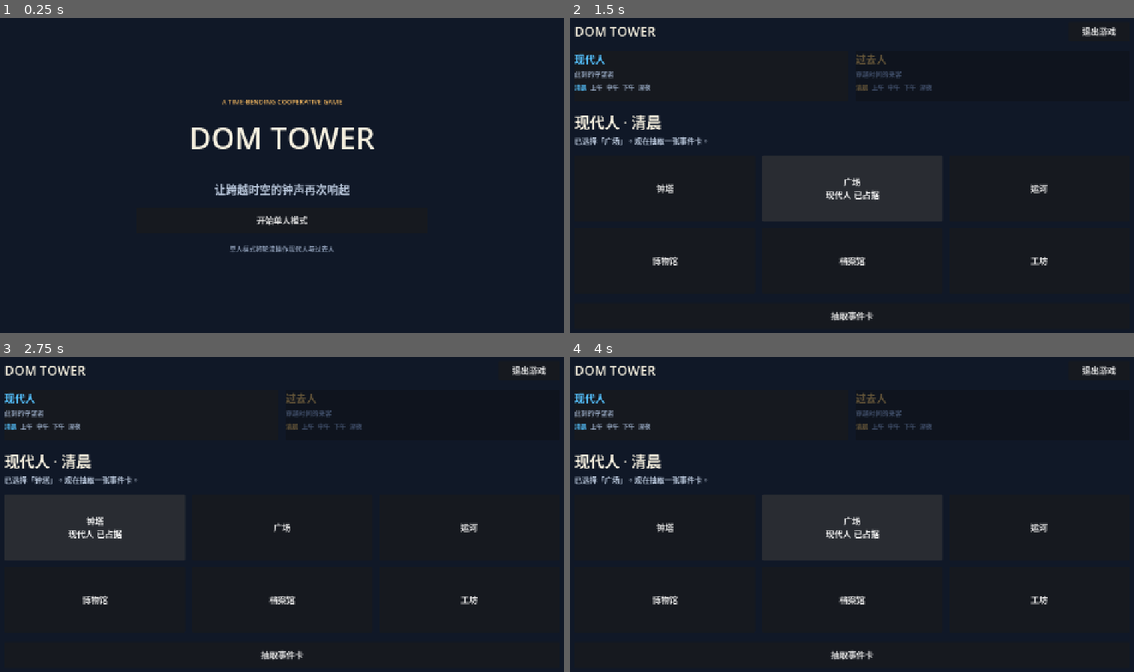
Above: before the commit, frames 1-4 (two rows, left to right).
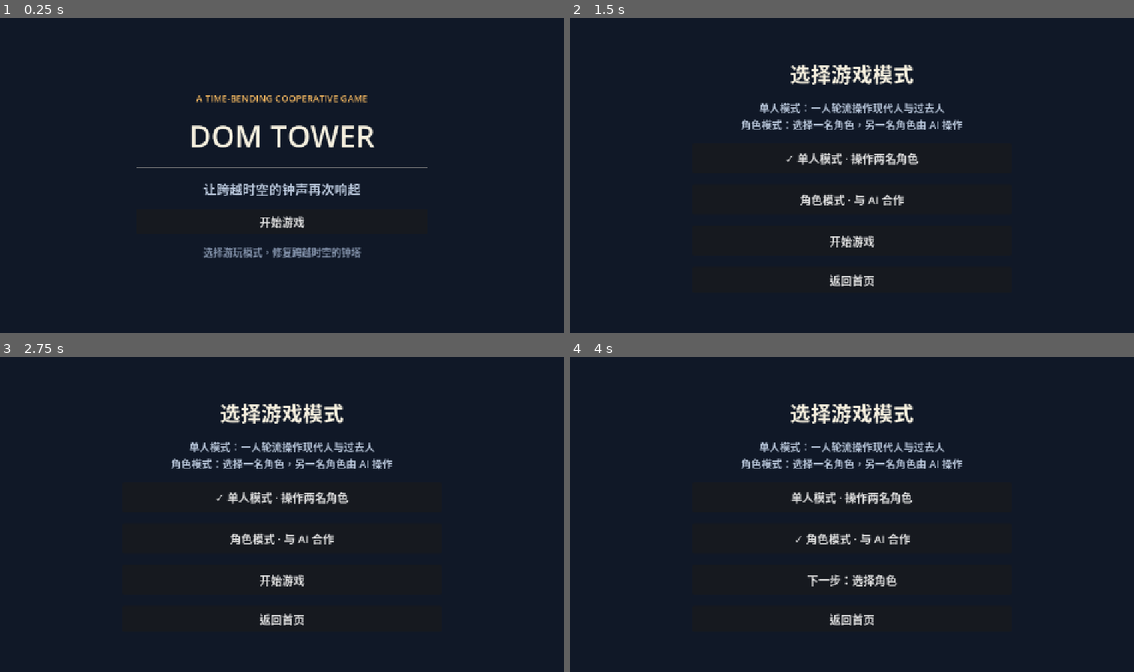
Above: after the commit, the same moments.

Repository: cheerzhang/dom-tower-game-steam
Game: Godot game, scene res://Main.tscn
Two runs of this game, one before a commit and one after it. Both use one fixed random seed, a clock stepped at 60 frames per second and the inputs below.
Inputs (mouse positions are in pixels of both pictures, inside the frame that each line leads up to):
- Up to frame 1 (0.25 s): no input
- Up to frame 2 (1.5 s): click (852, 219) at 0.5 s, where only the run before the commit has a clickable "开始单人模式"; click (852, 156) at 1.25 s, where only the run after the commit has a clickable "✓ 单人模式 · 操作两名角色"
- Up to frame 3 (2.75 s): click (95, 527) at 2 s, where only the run before the commit has a clickable "钟塔"
- Up to frame 4 (4 s): click (665, 527) at 2.75 s, where only the run before the commit has a clickable "钟塔 现代人 已占据"; click (852, 539) at 3.5 s, where only the run after the commit has a clickable "角色模式 · 与 AI 合作"

The runs differ from the first frame. In frame 1, 3.2% of the frame differs, in the area x 24-76%, y 24-77%; in frame 2, 7.7%; in frame 3, 11%, in the area x 0-97%, y 2-97%; in frame 4, 7.8%.

Commit message:
fix UI xp

Diff:
--- a/main.gd
+++ b/main.gd
@@ -19,6 +19,9 @@
 var event_overlay: ColorRect
 var event_title: Label
 var event_body: Label
+var game_mode := "single"
+var player_character := 0
+var ai_turn_in_progress := false
 
 
 func _ready() -> void:
@@ -52,7 +55,7 @@
 	var button := Button.new()
 	button.text = text
 	button.custom_minimum_size = min_size
-	button.add_theme_font_size_override("font_size", 18)
+	button.add_theme_font_size_override("font_size", 24)
 	return button
 
 
@@ -66,25 +69,92 @@
 	center.alignment = BoxContainer.ALIGNMENT_CENTER
 	center.add_theme_constant_override("separation", 22)
 	add_child(center)
-	var eyebrow := make_label("A TIME-BENDING COOPERATIVE GAME", 14, Color("#f4b860"))
+	var eyebrow := make_label("A TIME-BENDING COOPERATIVE GAME", 20, Color("#f4b860"))
 	eyebrow.horizontal_alignment = HORIZONTAL_ALIGNMENT_CENTER
 	center.add_child(eyebrow)
 	var title := make_label("DOM TOWER", 64, Color("#f6f0df"))
 	title.horizontal_alignment = HORIZONTAL_ALIGNMENT_CENTER
 	center.add_child(title)
 	center.add_child(HSeparator.new())
-	var goal := make_label("让跨越时空的钟声再次响起", 24, Color("#b9c7db"))
+	var goal := make_label("让跨越时空的钟声再次响起", 28, Color("#b9c7db"))
 	goal.horizontal_alignment = HORIZONTAL_ALIGNMENT_CENTER
 	center.add_child(goal)
-	var single_button := make_button("开始单人模式")
-	single_button.pressed.connect(start_single_player)
-	center.add_child(single_button)
-	var hint := make_label("单人模式将轮流操作现代人与过去人", 14, Color("#8190a8"))
+	var start_button := make_button("开始游戏")
+	start_button.pressed.connect(show_mode_select)
+	center.add_child(start_button)
+	var hint := make_label("选择游玩模式，修复跨越时空的钟塔", 21, Color("#8190a8"))
 	hint.horizontal_alignment = HORIZONTAL_ALIGNMENT_CENTER
 	center.add_child(hint)
 
 
-func start_single_player() -> void:
+func make_centered_menu(title_text: String, detail_text: String) -> VBoxContainer:
+	clear_screen()
+	make_background()
+	var center := VBoxContainer.new()
+	center.set_anchors_preset(Control.PRESET_CENTER)
+	center.position = Vector2(-340, -260)
+	center.size = Vector2(680, 520)
+	center.alignment = BoxContainer.ALIGNMENT_CENTER
+	center.add_theme_constant_override("separation", 24)
+	add_child(center)
+	var title := make_label(title_text, 44, Color("#f6f0df"))
+	title.horizontal_alignment = HORIZONTAL_ALIGNMENT_CENTER
+	center.add_child(title)
+	var detail := make_label(detail_text, 22, Color("#b9c7db"))
+	detail.horizontal_alignment = HORIZONTAL_ALIGNMENT_CENTER
+	detail.autowrap_mode = TextServer.AUTOWRAP_WORD_SMART
+	center.add_child(detail)
+	return center
+
+
+func show_mode_select(selected_mode: String = "single") -> void:
+	var center := make_centered_menu("选择游戏模式", "单人模式：一人轮流操作现代人与过去人\n角色模式：选择一名角色，另一名角色由 AI 操作")
+	var single_text := "✓ 单人模式 · 操作两名角色" if selected_mode == "single" else "单人模式 · 操作两名角色"
+	var single_button := make_button(single_text, Vector2(420, 64))
+	single_button.pressed.connect(show_mode_select.bind("single"))
+	center.add_child(single_button)
+	var character_text := "✓ 角色模式 · 与 AI 合作" if selected_mode == "character" else "角色模式 · 与 AI 合作"
+	var character_button := make_button(character_text, Vector2(420, 64))
+	character_button.pressed.connect(show_mode_select.bind("character"))
+	center.add_child(character_button)
+	var continue_text := "下一步：选择角色" if selected_mode == "character" else "开始游戏"
+	var continue_button := make_button(continue_text, Vector2(360, 64))
+	continue_button.pressed.connect(proceed_from_mode.bind(selected_mode))
+	center.add_child(continue_button)
+	var back_button := make_button("返回首页", Vector2(260, 56))
+	back_button.pressed.connect(show_home)
+	center.add_child(back_button)
+
+
+func proceed_from_mode(selected_mode: String) -> void:
+	if selected_mode == "character":
+		show_role_select()
+	else:
+		start_game("single", 0)
+
+
+func show_role_select(selected_character: int = 0) -> void:
+	var center := make_centered_menu("选择你的角色", "你操作选中的角色，另一名角色会由 AI 自动行动")
+	var modern_text := "✓ 现代人" if selected_character == 0 else "现代人"
+	var modern_button := make_button(modern_text, Vector2(360, 64))
+	modern_button.pressed.connect(show_role_select.bind(0))
+	center.add_child(modern_button)
+	var past_text := "✓ 过去人" if selected_character == 1 else "过去人"
+	var past_button := make_button(past_text, Vector2(360, 64))
+	past_button.pressed.connect(show_role_select.bind(1))
+	center.add_child(past_button)
+	var start_button := make_button("开始游戏", Vector2(360, 64))
+	start_button.pressed.connect(start_game.bind("character", selected_character))
+	center.add_child(start_button)
+	var back_button := make_button("返回模式选择", Vector2(280, 56))
+	back_button.pressed.connect(show_mode_select)
+	center.add_child(back_button)
+
+
+func start_game(mode: String = "single", selected_character: int = 0) -> void:
+	game_mode = mode
+	player_character = selected_character
+	ai_turn_in_progress = false
 	active_character = 0
 	time_indices = [0, 0]
 	occupied_locations = ["", ""]
@@ -112,7 +182,7 @@
 	margin.add_child(page)
 	var header := HBoxContainer.new()
 	page.add_child(header)
-	var brand := make_label("DOM TOWER", 28, Color("#f6f0df"))
+	var brand := make_label("DOM TOWER", 34, Color("#f6f0df"))
 	brand.size_flags_horizontal = Control.SIZE_EXPAND_FILL
 	header.add_child(brand)
 	var exit_button := make_button("退出游戏", Vector2(130, 42))
@@ -130,8 +200,8 @@
 		var box := VBoxContainer.new()
 		box.add_theme_constant_override("separation", 6)
 		panel.add_child(box)
-		box.add_child(make_label(CHARACTER_NAMES[index], 22, CHARACTER_COLORS[index]))
-		box.add_child(make_label("此刻的守望者" if index == 0 else "穿越时间的来客", 14, Color("#93a4bd")))
+		box.add_child(make_label(CHARACTER_NAMES[index], 26, CHARACTER_COLORS[index]))
+		box.add_child(make_label("此刻的守望者" if index == 0 else "穿越时间的来客", 20, Color("#93a4bd")))
 		var timeline := HBoxContainer.new()
 		timeline.add_theme_constant_override("separation", 8)
 		box.add_child(timeline)
@@ -139,9 +209,9 @@
 	var turn_box := VBoxContainer.new()
 	turn_box.add_theme_constant_override("separation", 4)
 	page.add_child(turn_box)
-	turn_label = make_label("", 32, Color("#f6f0df"))
+	turn_label = make_label("", 38, Color("#f6f0df"))
 	turn_box.add_child(turn_label)
-	instruction_label = make_label("", 16, Color("#b9c7db"))
+	instruction_label = make_label("", 22, Color("#b9c7db"))
 	turn_box.add_child(instruction_label)
 	var grid := GridContainer.new()
 	grid.columns = 3
@@ -179,7 +249,7 @@
 	event_title = make_label("", 30, Color("#f4b860"))
 	event_title.horizontal_alignment = HORIZONTAL_ALIGNMENT_CENTER
 	card.add_child(event_title)
-	event_body = make_label("", 20, Color("#d8e1ee"))
+	event_body = make_label("", 24, Color("#d8e1ee"))
 	event_body.horizontal_alignment = HORIZONTAL_ALIGNMENT_CENTER
 	event_body.autowrap_mode = TextServer.AUTOWRAP_WORD_SMART
 	card.add_child(event_body)
@@ -189,6 +259,8 @@
 
 
 func select_location(location: String) -> void:
+	if is_ai_turn():
+		return
 	selected_location = location
 	occupied_locations[active_character] = location
 	draw_button.disabled = false
@@ -198,6 +270,12 @@
 
 
 func draw_event_card() -> void:
+	if is_ai_turn():
+		return
+	show_event_card()
+
+
+func show_event_card() -> void:
 	var card_number: int = event_deck.pop_front() if not event_deck.is_empty() else 0
 	event_title.text = "事件卡 %02d" % card_number
 	event_body.text = "事件内容暂时留空\n\n%s 在「%s」发现了一段尚未书写的故事。" % [CHARACTER_NAMES[active_character], selected_location]
@@ -219,11 +297,39 @@
 
 func update_turn_ui() -> void:
 	turn_label.text = "%s · %s" % [CHARACTER_NAMES[active_character], TIMES[time_indices[active_character]]]
-	instruction_label.text = "选择一个地点。对方当前占据的地点无法进入。"
+	instruction_label.text = "AI 正在行动……" if is_ai_turn() else "选择一个地点。对方当前占据的地点无法进入。"
 	draw_button.disabled = true
 	draw_button.text = "请先选择地点"
 	refresh_timelines()
 	refresh_locations()
+	if is_ai_turn() and not ai_turn_in_progress:
+		run_ai_turn.call_deferred()
+
+
+func is_ai_turn() -> bool:
+	return game_mode == "character" and active_character != player_character
+
+
+func run_ai_turn() -> void:
+	if not is_ai_turn() or ai_turn_in_progress:
+		return
+	ai_turn_in_progress = true
+	await get_tree().create_timer(0.8).timeout
+	if not is_ai_turn():
+		ai_turn_in_progress = false
+		return
+	var available_locations := LOCATIONS.filter(func(location: String) -> bool:
+		return location != occupied_locations[1 - active_character]
+	)
+	selected_location = available_locations.pick_random()
+	occupied_locations[active_character] = selected_location
+	refresh_locations()
+	instruction_label.text = "AI 选择了「%s」，正在处理事件……" % selected_location
+	await get_tree().create_timer(0.8).timeout
+	var card_number: int = event_deck.pop_front() if not event_deck.is_empty() else 0
+	await get_tree().create_timer(0.8).timeout
+	ai_turn_in_progress = false
+	finish_turn()
 
 
 func refresh_timelines() -> void:
@@ -231,7 +337,7 @@
 		for child in timeline_rows[character_index].get_children():
 			child.queue_free()
 		for time_index in range(TIMES.size()):
-			var label := make_label(TIMES[time_index], 13)
+			var label := make_label(TIMES[time_index], 20)
 			if time_index < time_indices[character_index]:
 				label.add_theme_color_override("font_color", Color("#52627a"))
 			elif time_index == time_indices[character_index]:
@@ -273,7 +379,7 @@
 	detail.horizontal_alignment = HORIZONTAL_ALIGNMENT_CENTER
 	center.add_child(detail)
 	var again_button := make_button("再试一次")
-	again_button.pressed.connect(start_single_player)
+	again_button.pressed.connect(start_game.bind(game_mode, player_character))
 	center.add_child(again_button)
 	var home_button := make_button("返回首页")
 	home_button.pressed.connect(show_home)
--- a/project.godot
+++ b/project.godot
@@ -17,10 +17,11 @@
 
 [display]
 
+window/size/mode=2
 window/size/viewport_width=1280
 window/size/viewport_height=720
-window/size/window_width_override=1280
-window/size/window_height_override=720
+window/size/window_width_override=1920
+window/size/window_height_override=1080
 window/stretch/mode="canvas_items"
 
 [physics]
